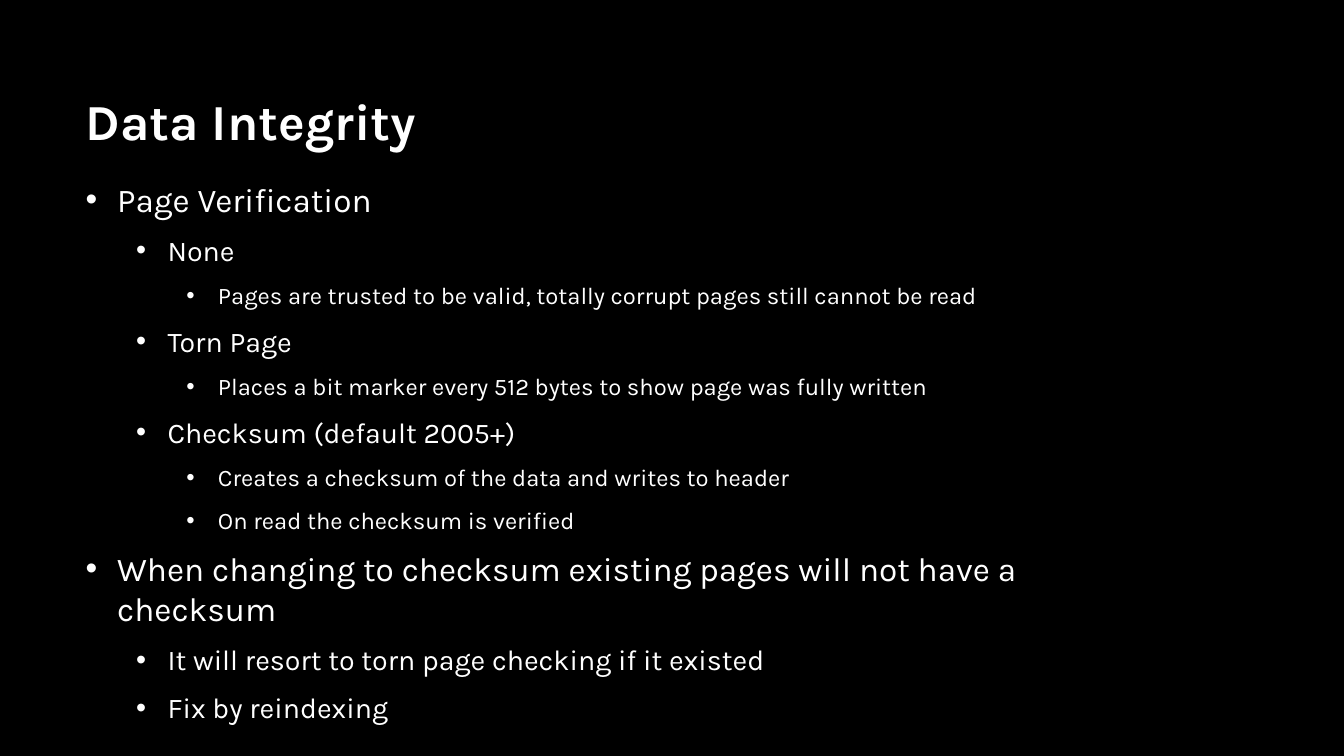
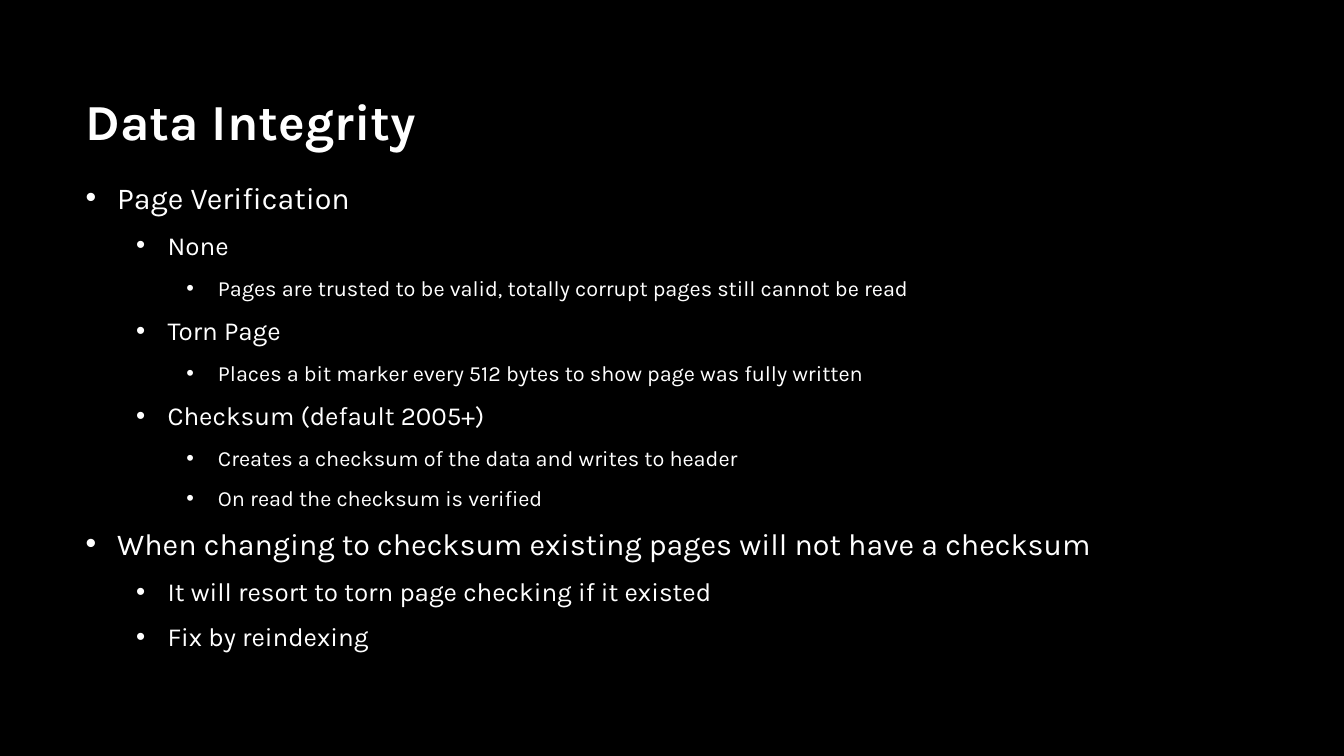
Before and after one commit to sabinio/SQLTraining, a slide deck: slide 35 of Slides/1. Logging.pptx (slide 33 before the commit). Drawn at 1344x756 pixels with LibreOffice and Linux fonts; fonts in the diff are those of the drawing; background and template pictures are left out. Boxes give left, top, right and bottom in pixels: in the first picture for what was removed or moved away, otherwise in the second. Text is boxed around its words. In the diff, an @@ line names an element or a change of style, - is before the commit and + after.

```diff
--- a/Slides/1. Logging.pptx
+++ b/Slides/1. Logging.pptx
@@ text "Page Verification" at (117, 188, 1090, 653): size 23.8 to 21.7 pt in "Page Verification", "When changing to checksum existing pages will ..."; size 20.4 to 18.6 pt in "None", "Torn Page", "Checksum (default 2005+)", "It will resort to torn page checking ..." and 1 more places; size 17 to 15.5 pt in "Pages are trusted to be valid, totally ...", "Places a bit marker every 512 bytes ...", "Creates a checksum of the data and ...", "On read the checksum is verified" @@
```
Also in this commit, not shown: 4 other slides changed, 6 slides added, 1 other file.
